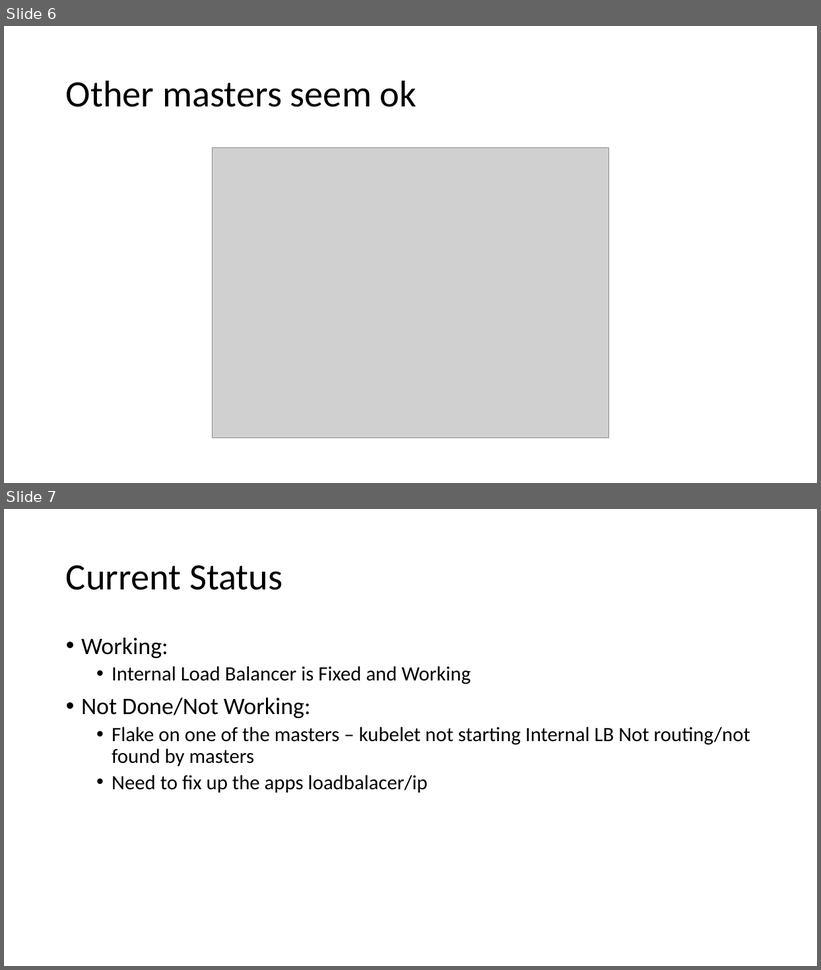
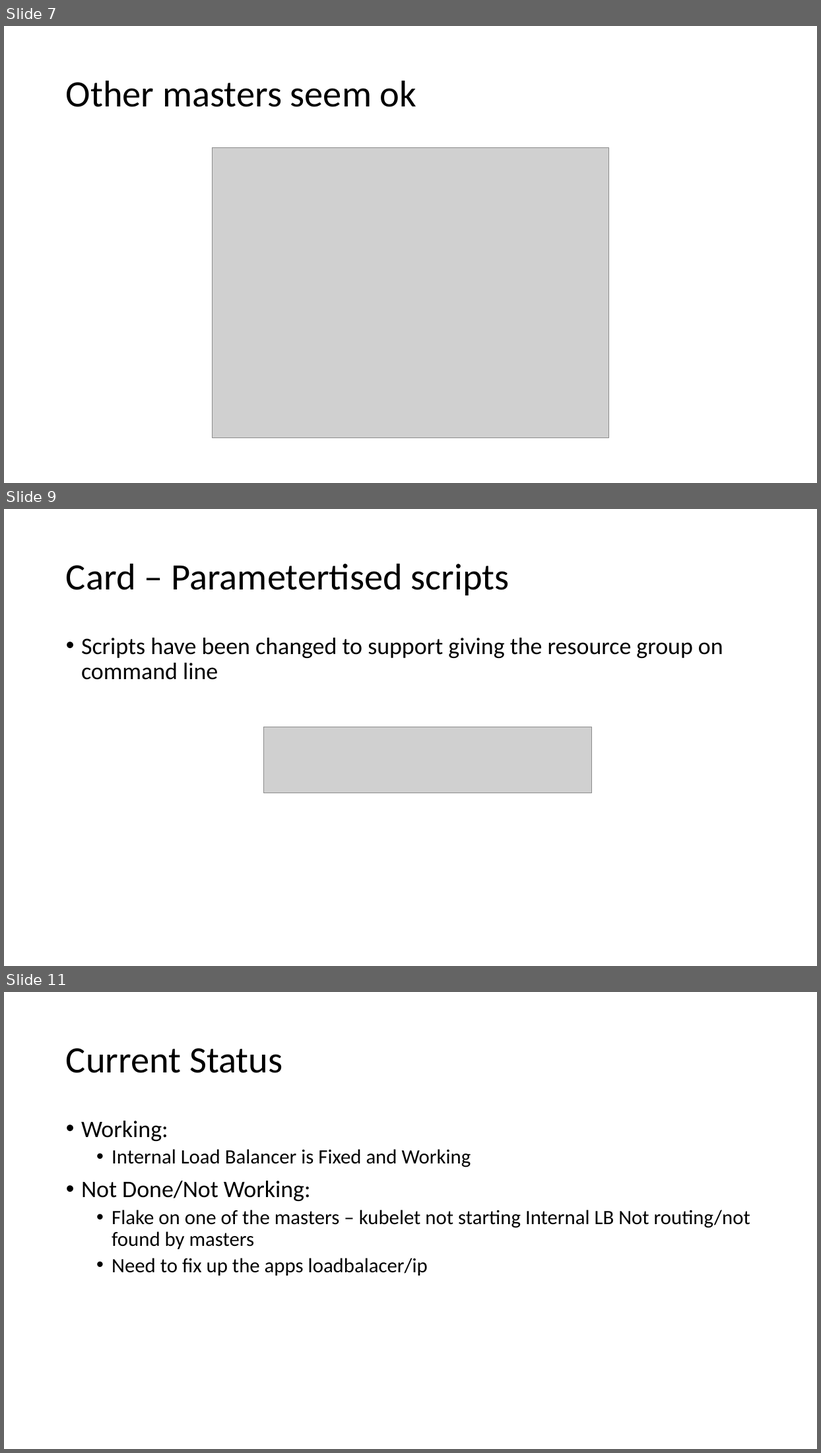
Before and after one commit to glennswest/ocpupi4azure, a slide deck: arm/doc/azocpupidemo2.pptx. Shown one above the other, each under a label of ours: slides 6 and 7 before the commit, slides 7, 9 and 11 after it; the slides between them are not shown. The pictures are 821x970 and 821x1453 pixels, drawn with LibreOffice and Linux fonts; fonts in the diff are those of the drawing; grey boxes stand for pictures. Boxes give left, top, right and bottom in pixels: in the first picture for what was removed or moved away, otherwise in the second. Text is boxed around its words. In the diff, an @@ line names an element or a change of style, - is before the commit and + after.

```diff
--- a/arm/doc/azocpupidemo2.pptx
+++ b/arm/doc/azocpupidemo2.pptx
@@ slide 9 added at (x1=4, y1=509, x2=817, y2=966), background #FFFFFF @@
@@ title added at (x1=66, y1=563, x2=510, y2=595), 44 pt, text #000000 @@
+Card – Parametertised scripts
@@ text added at (x1=81, y1=638, x2=723, y2=680), 28 pt, text #000000 @@
+• Scripts have been changed to support giving the resource group on command line
@@ picture added at (x1=264, y1=727, x2=592, y2=793) @@
@@ what was slide 6 is now slide 7 @@
@@ what was slide 7 is now slide 11 @@
```
Also in this commit, not shown: 3 other slides added, 1 other file.
